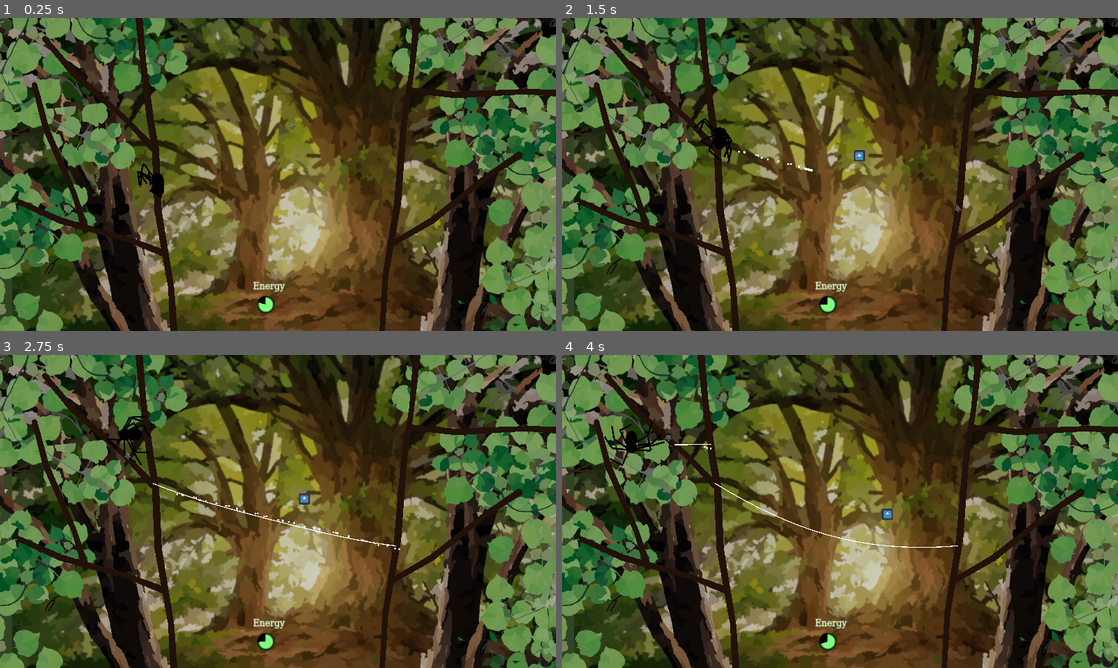
Above: before the commit, frames 1-4 (two rows, left to right).
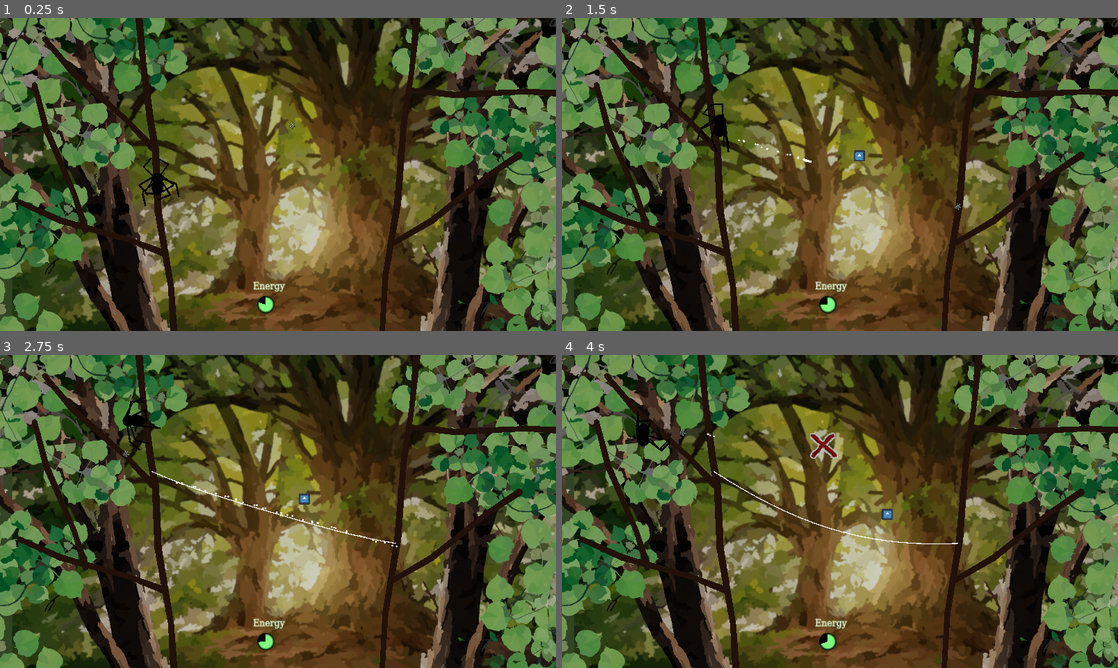
Above: after the commit, the same moments.

Repository: InRe-Dan/ld56
Game: Godot game, scene res://world/world.tscn
Two runs of this game, one before a commit and one after it. Both use one fixed random seed, a clock stepped at 60 frames per second and the inputs below. The engine's default icon, where the game draws it, is replaced by a stand-in: a white triangle on a blue panel in a dark square.
Inputs (mouse positions are in pixels of both pictures, inside the frame that each line leads up to):
- Up to frame 1 (0.25 s): no input
- Up to frame 2 (1.5 s): move the mouse to (812, 237) at 0.52 s; hold Right mouse button (destroy_web) 0.53-1.28 s; hold W (move_up) from 0.53 s (still down); move the mouse to (1006, 221) at 1.27 s; click (1006, 221) at 1.35 s
- Up to frame 3 (2.75 s): move the mouse to (111, 464) at 2.02 s; release W (move_up) at 2.03 s; hold A (move_left) from 2.03 s (still down); hold Right mouse button (destroy_web) from 2.03 s (still down)
- Up to frame 4 (4 s): move the mouse to (867, 511) at 2.77 s; release Right mouse button (destroy_web) at 2.78 s; click (867, 511) at 2.85 s; move the mouse to (756, 433) at 3.52 s; release A (move_left) at 3.53 s; hold S (move_down) from 3.53 s (still down); hold Right mouse button (destroy_web) from 3.53 s (still down)

The runs differ from the first frame. In frame 1, 0.2% of the frame differs, in the area x 24-33%, y 44-61%; in frame 2, 0.5%; in frame 3, 0.8%; in frame 4, 1.1%, in the area x 7-72%, y 18-62%.

Commit message:
Leg tweaks v450000

Diff:
--- a/spider/leg.gd
+++ b/spider/leg.gd
@@ -11,7 +11,7 @@
 @onready var pref_marker : Marker2D = $Preferred
 
 # How far a leg has to be before it is moved
-const distance_threshold : float = 50
+const distance_threshold : float = 70
 var marker_target_position : Vector2
 var stepping : bool = false
 var stepping_to : Vector2
@@ -31,6 +31,7 @@
 	assert(marker)
 	assert(pref_marker)
 	marker_target_position = marker.global_position
+	marker.global_position = pref_marker.global_position
 
 # Called every frame. 'delta' is the elapsed time since the previous frame.
 func _physics_process(delta: float) -> void:
@@ -58,4 +59,4 @@
 		stepping = false
 
 	if stepping:
-		marker.global_position = lerp(marker.global_position, stepping_to, clamp(10 * delta, 0, 1.0))
+		marker.global_position = marker.global_position.move_toward(stepping_to, 400 * delta,)
--- a/spider/spider.tscn
+++ b/spider/spider.tscn
@@ -36,8 +36,8 @@
 radius = 30.0
 
 [sub_resource type="CapsuleShape2D" id="CapsuleShape2D_ai1cj"]
-radius = 55.0
-height = 110.0
+radius = 23.0
+height = 136.0
 
 [sub_resource type="CapsuleShape2D" id="CapsuleShape2D_6sqcd"]
 radius = 56.0
@@ -53,6 +53,7 @@
 
 [sub_resource type="SkeletonModification2DTwoBoneIK" id="SkeletonModification2DTwoBoneIK_k8175"]
 target_nodepath = NodePath("../LegTargets/R1/Follow")
+flip_bend_direction = true
 joint_one_bone_idx = 0
 joint_one_bone2d_node = NodePath("R1")
 joint_two_bone_idx = 1
@@ -81,7 +82,6 @@
 
 [sub_resource type="SkeletonModification2DTwoBoneIK" id="SkeletonModification2DTwoBoneIK_u1nfu"]
 target_nodepath = NodePath("../LegTargets/L1/Follow")
-flip_bend_direction = true
 joint_one_bone_idx = 8
 joint_one_bone2d_node = NodePath("L1")
 joint_two_bone_idx = 9
@@ -194,16 +194,17 @@
 [node name="R1" parent="Legs/LegTargets" instance=ExtResource("2_7yvgd")]
 
 [node name="Follow" parent="Legs/LegTargets/R1" index="0"]
-position = Vector2(79, -90)
+position = Vector2(26, -89)
 
 [node name="Area2D" parent="Legs/LegTargets/R1" index="1"]
-position = Vector2(79, -90)
+position = Vector2(24, -99)
+rotation = 1.5708
 
 [node name="CollisionShape2D" parent="Legs/LegTargets/R1/Area2D" index="0"]
 shape = SubResource("CapsuleShape2D_ai1cj")
 
 [node name="Preferred" parent="Legs/LegTargets/R1" index="2"]
-position = Vector2(79, -90)
+position = Vector2(26, -131)
 
 [node name="R2" parent="Legs/LegTargets" instance=ExtResource("2_7yvgd")]
 position = Vector2(16, 31)
@@ -212,7 +213,7 @@
 position = Vector2(98, -28)
 
 [node name="Area2D" parent="Legs/LegTargets/R2" index="1"]
-position = Vector2(66, -62)
+position = Vector2(66, -36)
 
 [node name="CollisionShape2D" parent="Legs/LegTargets/R2/Area2D" index="0"]
 shape = SubResource("CapsuleShape2D_6sqcd")
@@ -254,16 +255,17 @@
 position = Vector2(-22, 23)
 
 [node name="Follow" parent="Legs/LegTargets/L1" index="0"]
-position = Vector2(-83, -81)
+position = Vector2(-29, -89)
 
 [node name="Area2D" parent="Legs/LegTargets/L1" index="1"]
-position = Vector2(-61, -102)
+position = Vector2(9, -122)
+rotation = 1.5708
 
 [node name="CollisionShape2D" parent="Legs/LegTargets/L1/Area2D" index="0"]
 shape = SubResource("CapsuleShape2D_ai1cj")
 
 [node name="Preferred" parent="Legs/LegTargets/L1" index="2"]
-position = Vector2(-63, -104)
+position = Vector2(-7, -154)
 
 [node name="L2" parent="Legs/LegTargets" instance=ExtResource("2_7yvgd")]
 position = Vector2(-22, 49)
@@ -272,7 +274,7 @@
 position = Vector2(-106, -22)
 
 [node name="Area2D" parent="Legs/LegTargets/L2" index="1"]
-position = Vector2(-68, -72)
+position = Vector2(-68, -46)
 
 [node name="CollisionShape2D" parent="Legs/LegTargets/L2/Area2D" index="0"]
 shape = SubResource("CapsuleShape2D_6sqcd")
@@ -315,8 +317,8 @@
 
 [node name="R1" type="Bone2D" parent="Legs/Skeleton2D"]
 position = Vector2(13, -30)
-rotation = -1.23235
-scale = Vector2(3, 3)
+rotation = -1.34227
+scale = Vector2(2.5, 2.5)
 rest = Transform2D(1, 0, 0, 1, 0, 0)
 metadata/_local_pose_override_enabled_ = true
 
@@ -336,7 +338,7 @@
 
 [node name="Line2D" type="Line2D" parent="Legs/Skeleton2D/R1/Bone2D2"]
 position = Vector2(-6.54321, 6.80228)
-points = PackedVector2Array(6.5686, -6.71891, 21.3148, -0.654059)
+points = PackedVector2Array(6.5686, -6.71891, 21.1088, -0.391999)
 width = 2.0
 default_color = Color(0, 0, 0, 1)
 begin_cap_mode = 2
@@ -363,7 +365,7 @@
 
 [node name="Line2D" type="Line2D" parent="Legs/Skeleton2D/R2/Bone2D2"]
 position = Vector2(-6.54321, 6.80228)
-points = PackedVector2Array(6.50004, -6.25544, 12.4676, 8.06046)
+points = PackedVector2Array(6.50004, -6.25544, 12.1998, 7.86202)
 width = 2.0
 default_color = Color(0, 0, 0, 1)
 
@@ -414,14 +416,14 @@
 
 [node name="Line2D" type="Line2D" parent="Legs/Skeleton2D/R4/Bone2D2"]
 position = Vector2(-6.54321, 6.80228)
-points = PackedVector2Array(6.28714, -6.76053, 22.4972, -7.13242)
+points = PackedVector2Array(6.28714, -6.76053, 22.2131, -6.75625)
 width = 2.0
 default_color = Color(0, 0, 0, 1)
 
 [node name="L1" type="Bone2D" parent="Legs/Skeleton2D"]
 position = Vector2(-16, -28)
-rotation = -2.01783
-scale = Vector2(3, 3)
+rotation = -2.35185
+scale = Vector2(2.5, 2.5)
 rest = Transform2D(1, 0, 0, 1, 0, 0)
 metadata/_local_pose_override_enabled_ = true
 
@@ -440,7 +442,7 @@
 
 [node name="Line2D" type="Line2D" parent="Legs/Skeleton2D/L1/Bone2D2"]
 position = Vector2(-4.90957, -8.55546)
-points = PackedVector2Array(3.07021, -7.30197, 4.86101, 8.41524)
+points = PackedVector2Array(2.85775, -8.27914, 4.86101, 8.41524)
 width = 2.0
 default_color = Color(0, 0, 0, 1)
 
@@ -460,13 +462,13 @@
 [node name="Bone2D2" type="Bone2D" parent="Legs/Skeleton2D/L2"]
 position = Vector2(17, 1)
 rotation = -1.66554
-scale = Vector2(0.999994, 0.999994)
+scale = Vector2(0.999993, 0.999993)
 rest = Transform2D(1, 0, 0, 1, 17, 1)
 metadata/_local_pose_override_enabled_ = true
 
 [node name="Line2D" type="Line2D" parent="Legs/Skeleton2D/L2/Bone2D2"]
 position = Vector2(-3.86452, 6.48502)
-points = PackedVector2Array(4.35825, -6.30134, 2.21802, -22.1076)
+points = PackedVector2Array(4.35825, -6.30134, 2.82944, -21.8418)
 width = 2.0
 default_color = Color(0, 0, 0, 1)
 
@@ -492,7 +494,7 @@
 
 [node name="Line2D" type="Line2D" parent="Legs/Skeleton2D/L3/Bone2D2"]
 position = Vector2(-3.86452, 6.48502)
-points = PackedVector2Array(4.09887, -6.41423, 2.35089, -22.4133)
+points = PackedVector2Array(4.09887, -6.41423, 2.24446, -22.7291)
 width = 2.0
 default_color = Color(0, 0, 0, 1)
 
@@ -518,7 +520,7 @@
 
 [node name="Line2D" type="Line2D" parent="Legs/Skeleton2D/L4/Bone2D2"]
 position = Vector2(-3.86452, 6.48502)
-points = PackedVector2Array(3.80493, -6.55391, 2.68116, -22.3681)
+points = PackedVector2Array(3.80493, -6.55391, 2.3057, -22.083)
 width = 2.0
 default_color = Color(0, 0, 0, 1)
 
